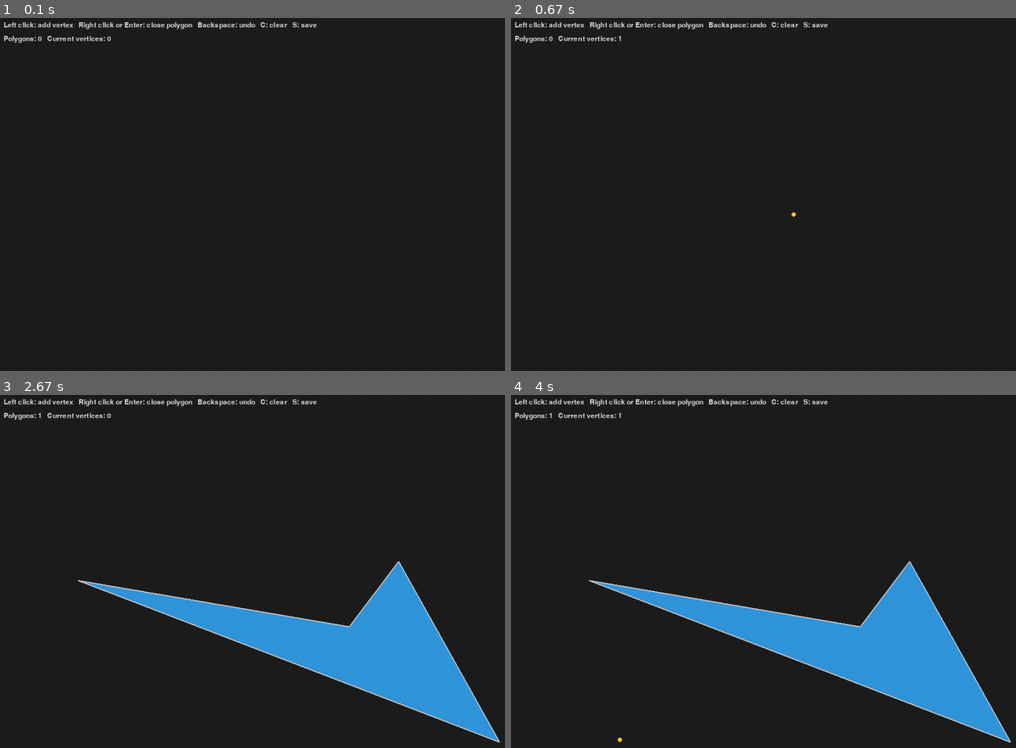
Above: before the commit, frames 1-4 (two rows, left to right).
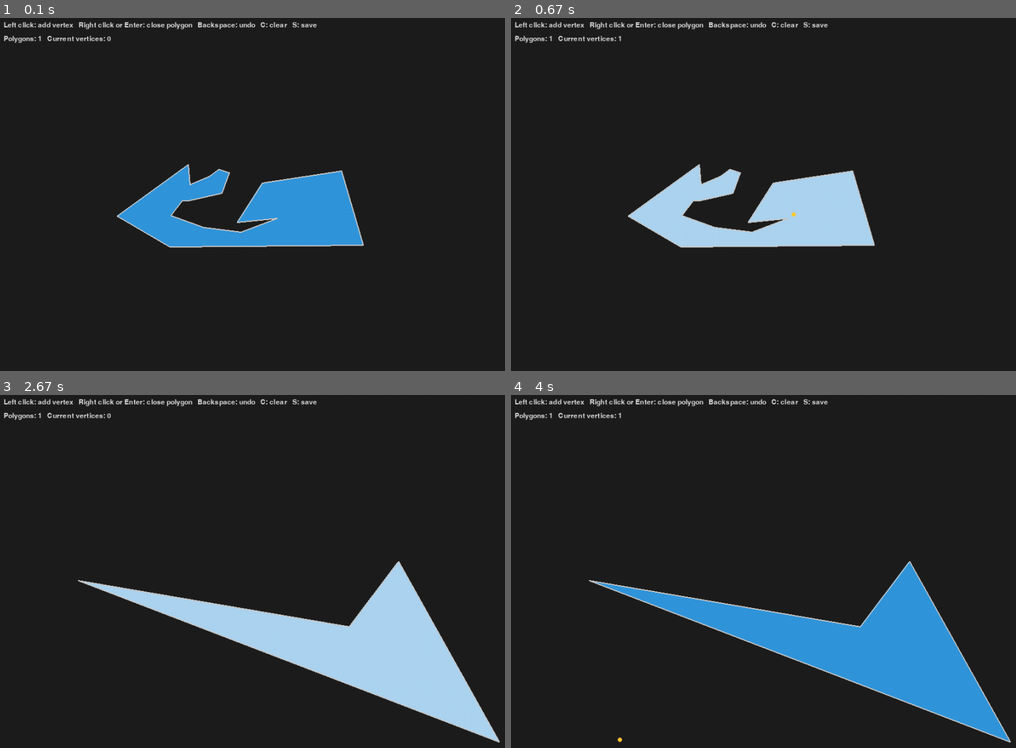
Above: after the commit, the same moments.

Repository: arkenidar/pygame-polygons
Game: pygame game, started from polygon_draw.py
Two runs of this game, one before a commit and one after it. Both use one fixed random seed, a clock stepped at 60 frames per second and the inputs below.
Inputs (mouse positions are in pixels of both pictures, inside the frame that each line leads up to):
- Up to frame 1 (0.1 s): no input
- Up to frame 2 (0.67 s): click (793, 215) at 0.38 s
- Up to frame 3 (2.67 s): tap C at 0.73, 1.03 s; click (338, 680) at 0.75 s; click (348, 624) at 1.22 s; click (75, 578) at 1.55 s; click (499, 740) at 1.88 s; click (398, 560) at 2.22 s; tap Enter at 2.5 s
- Up to frame 4 (4 s): click (995, 670) at 2.88 s; click (819, 575) at 3.22 s; right-click (667, 557) at 3.55 s; click (622, 740) at 3.88 s

The runs differ from the first frame. In frame 1, 7.0% of the frame differs, in the area x 7-73%, y 5-66%; in frame 2, 7.0%; in frame 3, 11%, in the area x 16-99%, y 47-99%; in frame 4, nothing differs.

Commit message:
this polygon is not handled well by my custom PIP routine but add this as first polygon at every app start so i can test it with current ray-casting routine

Diff:
--- a/polygon_draw.py
+++ b/polygon_draw.py
@@ -1,13 +1,35 @@
 import pygame
 import sys
 from typing import List, Tuple
-from polygon_point_pip import is_point_in_concave_polygon
+from polygon_point_pip import is_point_in_concave_polygon, is_point_in_polygon_ray
 
 WIDTH, HEIGHT = 1000, 700
 BG_COLOR = (30, 30, 30)
 POINT_COLOR = (255, 200, 50)
 LINE_COLOR = (200, 200, 200)
 FILL_COLOR = (50, 150, 220)
+
+# Default polygon (will be added as the first polygon on every app start)
+DEFAULT_POLYGON_STR = (
+    "334,262;210,352;302,406;640,403;602,273;464,294;420,363;490,356;"
+    "427,380;362,372;304,351;324,325;335,325;393,312;406,276;388,270;"
+    "372,282;337,297"
+)
+
+
+def parse_polygon_from_string(s: str):
+    """Parse a semicolon-separated list of x,y pairs into a list of tuples."""
+    pts = []
+    for part in s.split(";"):
+        part = part.strip()
+        if not part:
+            continue
+        try:
+            x_str, y_str = part.split(",")
+            pts.append((int(x_str), int(y_str)))
+        except Exception:
+            continue
+    return pts
 
 
 def draw_text(surface, text, pos, color=(220, 220, 220), font_size=18):
@@ -68,6 +90,10 @@
     clock = pygame.time.Clock()
 
     polygons: List[List[Tuple[int, int]]] = []
+    # ensure default test polygon is present first
+    default_poly = parse_polygon_from_string(DEFAULT_POLYGON_STR)
+    if default_poly:
+        polygons.append(default_poly)
     current: List[Tuple[int, int]] = []
 
     running = True
@@ -115,8 +141,9 @@
                 # For very large polygons this is slow; sample_step can be
                 # increased to speed up the operation at the cost of quality.
                 # If the mouse is inside this polygon, draw with a lighter fill.
+                # Use the ray-casting test which handles self-intersections
                 try:
-                    inside = is_point_in_concave_polygon(mouse_pos, poly)
+                    inside = is_point_in_polygon_ray(mouse_pos, poly)
                 except Exception:
                     inside = False
 
--- a/polygon_point_pip.py
+++ b/polygon_point_pip.py
@@ -178,3 +178,35 @@
     for point in test_points:
         result = is_point_in_concave_polygon(point, concave_polygon)
         print(f"Point {point} is {'inside' if result else 'outside'} the polygon")
+
+
+def is_point_in_polygon_ray(point, polygon, eps=1e-9):
+    """Even-odd (ray-casting) test that works for simple and self-intersecting polygons.
+
+    Returns True if point is inside or on boundary.
+    """
+    x, y = point
+    n = len(polygon)
+    if n < 3:
+        return False
+
+    inside = False
+    for i in range(n):
+        x1, y1 = polygon[i]
+        x2, y2 = polygon[(i + 1) % n]
+
+        # Check if point is exactly on the segment (inclusive boundary)
+        if min(x1, x2) - eps <= x <= max(x1, x2) + eps and min(y1, y2) - eps <= y <= max(y1, y2) + eps:
+            # cross product zero -> on the line
+            if abs((x2 - x1) * (y - y1) - (y2 - y1) * (x - x1)) <= eps:
+                return True
+
+        # Check if the horizontal ray intersects the edge
+        intersects = ((y1 > y) != (y2 > y))
+        if intersects:
+            # compute x coordinate of intersection of edge with horizontal line at y
+            xinters = x1 + (y - y1) * (x2 - x1) / (y2 - y1)
+            if xinters > x:
+                inside = not inside
+
+    return inside
